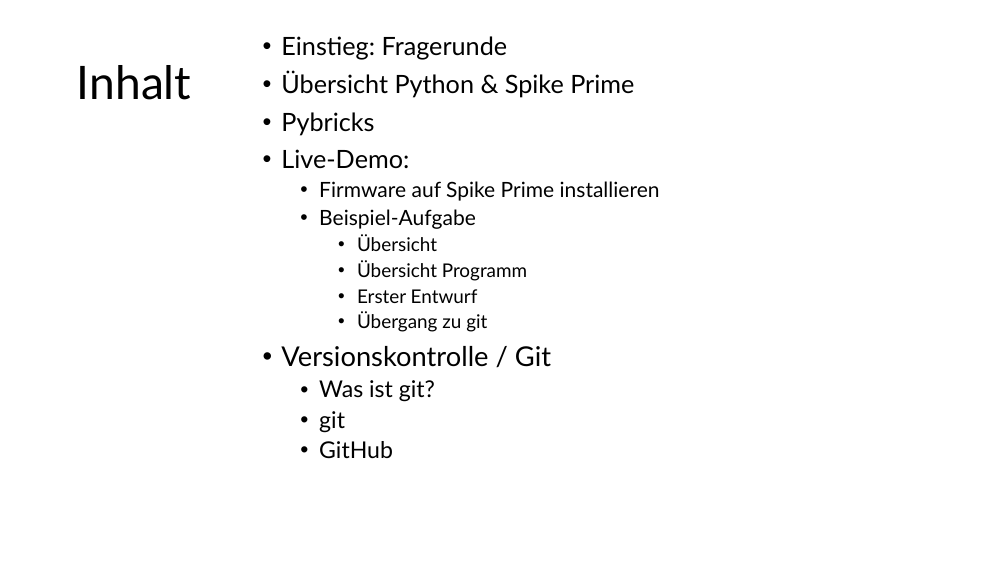
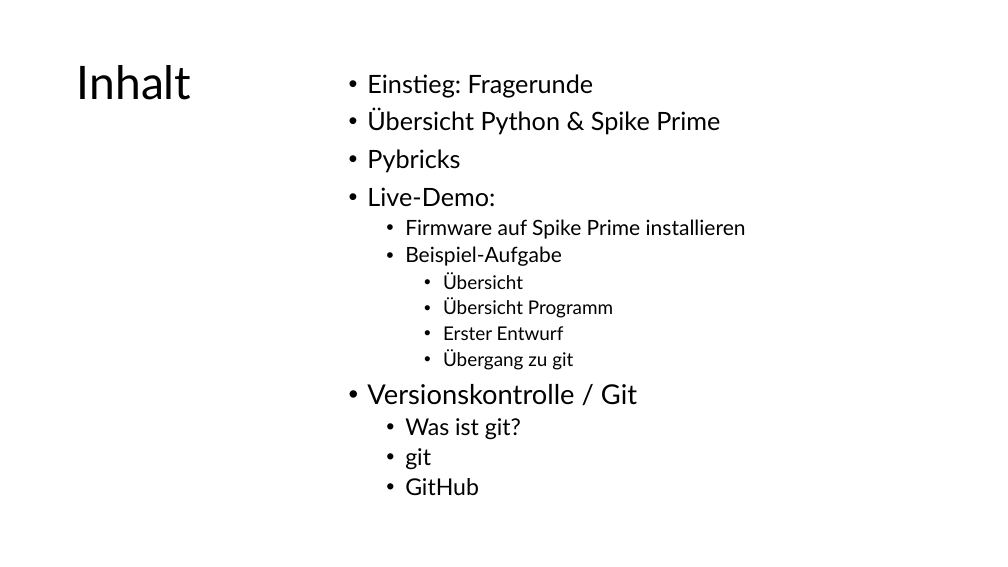
Before and after one commit to Mac-Lego-RMS/HoT_Meetup_2024, a slide deck: slide 2 of HoT-Meetup_2024_Pybricks.pptx. Drawn at 1008x567 pixels with LibreOffice and Linux fonts; fonts in the diff are those of the drawing. Boxes give left, top, right and bottom in pixels: in the first picture for what was removed or moved away, otherwise in the second. Text is boxed around its words. In the diff, an @@ line names an element or a change of style, - is before the commit and + after.

```diff
--- a/HoT-Meetup_2024_Pybricks.pptx
+++ b/HoT-Meetup_2024_Pybricks.pptx
@@ text "Einstieg: Fragerunde": place and size @@
-text "Einstieg: Fragerunde" at [281,36,660,459]
+text "Einstieg: Fragerunde" at [367,74,746,496]
```
Also in this commit, not shown: 5 other slides changed, 1 slide added, 3 slides removed.
